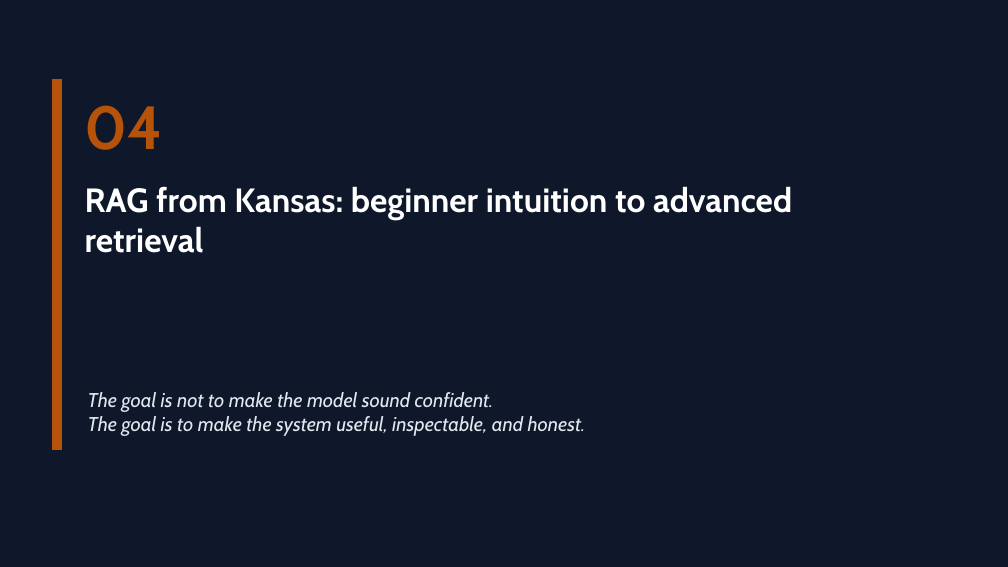
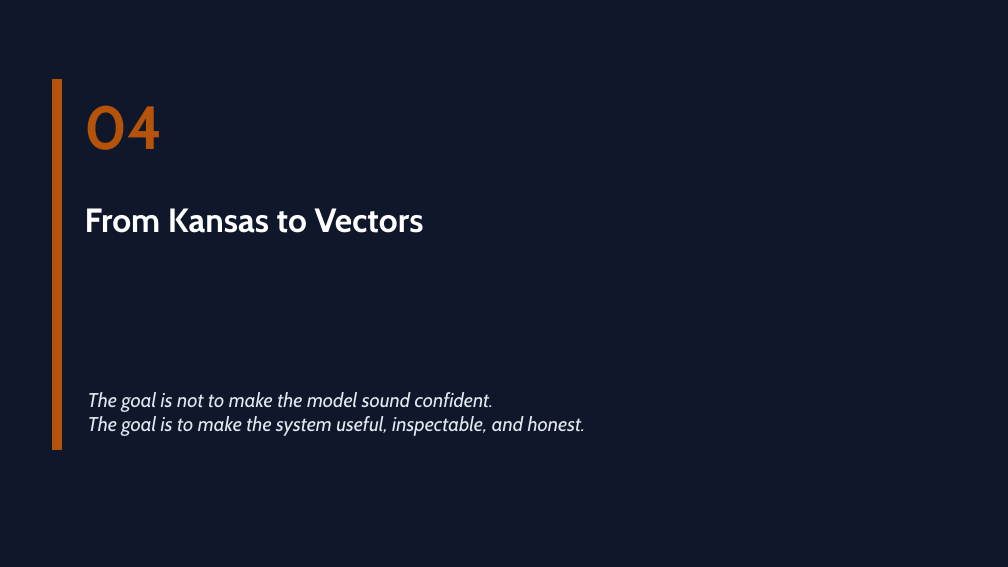
Before and after one commit to epascalau/personal-library, a slide deck: slide 18 of docs/presentations/beyond-prompting-local-rag.pptx (slide 23 before the commit). Drawn at 1008x567 pixels with LibreOffice and Linux fonts; fonts in the diff are those of the drawing. Boxes give left, top, right and bottom in pixels: in the first picture for what was removed or moved away, otherwise in the second. Text is boxed around its words. In the diff, an @@ line names an element or a change of style, - is before the commit and + after.

```diff
--- a/docs/presentations/beyond-prompting-local-rag.pptx
+++ b/docs/presentations/beyond-prompting-local-rag.pptx
@@ text at bbox=[85, 208, 424, 233]: text changed @@
-RAG from Kansas: beginner intuition to advanced retrieval
+From Kansas to Vectors
```
Also in this commit, not shown: 15 other slides changed, 3 slides added, 11 slides removed, 4 other files.
